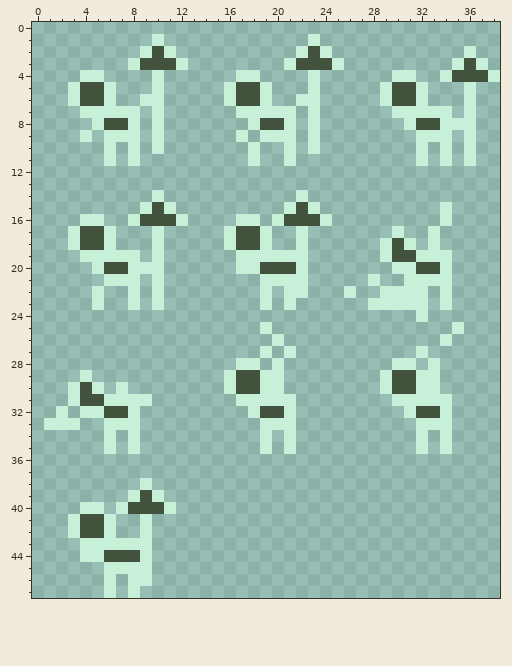
Pixel-art sprite -- Assets/dampe_alt.png. Above: the version before the commit.
The file is 39x48 pixels.
After:
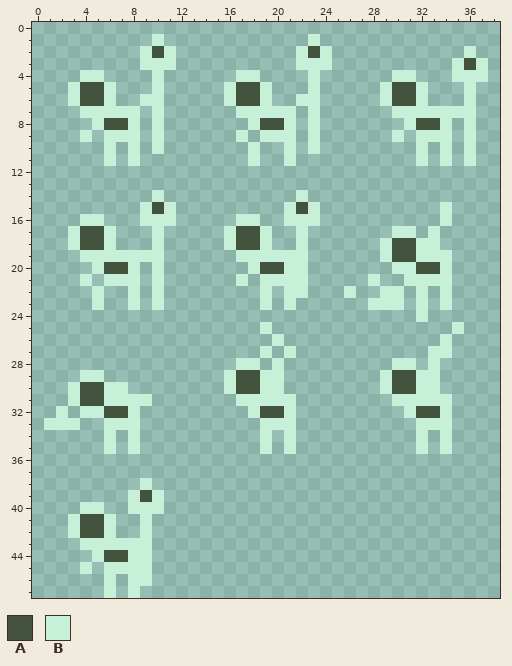
Palette (. is transparent): A #43523d  B #c7f0d8
The edit:
@@ x 0..38 @@
  2 .........BAB..........BAB...........B..
- 3 ........BAAAB........BAAAB.........BAB.
- 4 ....BB....B......BB....B......BB..BAAAB
+ 3 .........BBB..........BBB..........BAB.
+ 4 ....BB....B......BB....B......BB...BBB.
  5 ...BAAB...B.....BAAB...B.....BAAB...B..
  6 ...BAAB..BB.....BAAB..BB.....BAAB...B..
- 7 ....BBBBB.B......BBBBB.B......BBBBB.B..
- 8 .....BAAB.B.......BAAB.B.......BAABBB..
- 9 ....B.BBB.B......B.BBB.B........BBB.B..
+ 7 ....BBBBB.B......BBBBB.B......BBBBBBB..
+ 8 .....BAAB.B.......BAAB.B.......BAAB.B..
+ 9 ....B.BBB.B......B.BBB.B......B.BBB.B..
 10 ......B.B.B.......B..B.B........B.B.B..
@@ x 0..38 @@
 15 .........BAB.........BAB..........B....
-16 ....BB..BAAAB....BB.BAAAB.........B....
-17 ...BAAB...B.....BAAB..B.......B..B.....
-18 ...BAAB...B.....BAAB..B......BAB.B.....
-19 ....BBBBB.B......BBBBBB......BAABBB....
-20 .....BAABBB......BBAAAB.......BBAAB....
-21 ......BBB.B........BBBB.....B..BBBB....
-22 .....B..B.B........B.BB...B..BBBB.B....
-23 .....B..B.B........B.B......BBBBB.B....
+16 ....BB...BBB.....BB..BBB..........B....
+17 ...BAAB...B.....BAAB..B.......BB.B.....
+18 ...BAAB...B.....BAAB..B......BAABB.....
+19 ....BBBBBBB......BBBBBB......BAABBB....
+20 .....BAAB.B.......BAABB.......BBAAB....
+21 ....B.BBB.B......B.BBBB.....B..BBBB....
+22 .....B..B.B........B.BB...B..BB.B.B....
+23 .....B..B.B........B.B......BBB.B.B....
 24 ................................B......
@@ x 0..38 @@
 26 ....................B.............B....
-27 ...................B.B..........B......
+27 ...................B.B...........BB....
 28 .................BB.B.........BB.B.....
-29 ....B...........BAABB........BAABB.....
-30 ...BAB.B........BAABB........BAABB.....
+29 ....BB..........BAABB........BAABB.....
+30 ...BAABB........BAABB........BAABB.....
 31 ...BAABBBB.......BBBBB........BBBBB....
@@ x 5..13 @@
 39 ...BAB...
-40 B.BAAAB..
+40 B..BBB...
 41 AB..B....
@@ x 2..10 @@
 43 ..BBBBBB.
-44 ..BBAAAB.
-45 ....BBBB.
+44 ...BAABB.
+45 ..B.BBBB.
 46 ....B.BB.
